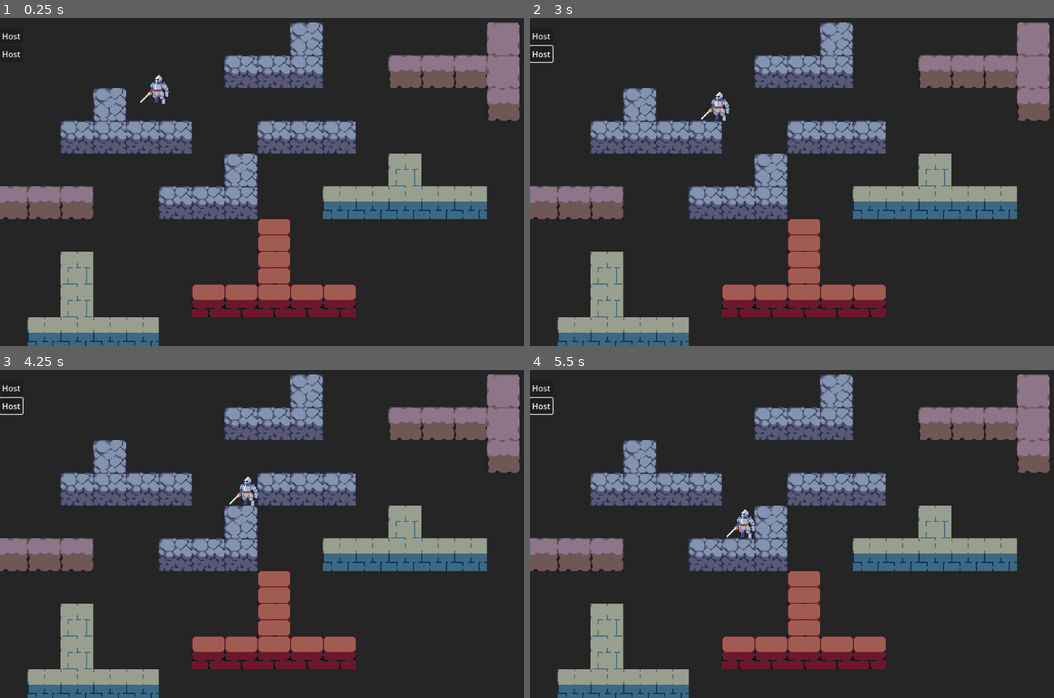
Above: before the commit, frames 1-4 (two rows, left to right).
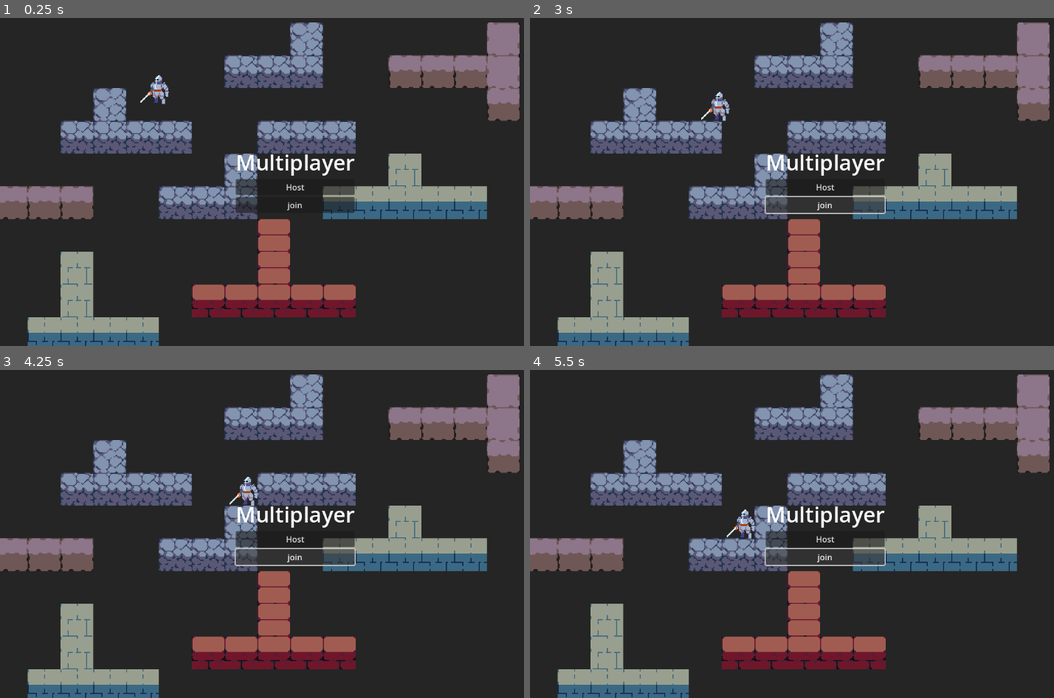
Above: after the commit, the same moments.

Repository: CosmoAdiX/Godot-Mulitplayer
Game: Godot game, scene res://scenes/world.tscn
The game is run twice, just before and just after one commit, with the same random seed, the same clock (stepped at 60 frames per second) and the same inputs.
Inputs (mouse positions are in pixels of both pictures, inside the frame that each line leads up to):
- Up to frame 1 (0.25 s): no input
- Up to frame 2 (3 s): click "Host" at 0.5 s; click "Host" at 1.25 s; click (823, 204) at 2 s, where only the run after the commit has a clickable "join"; hold Right (ui_right) from 2.78 s (still down)
- Up to frame 3 (4.25 s): keep holding Right (ui_right)
- Up to frame 4 (5.5 s): release Right (ui_right) at 4.28 s; hold Left (ui_left) 4.28-5.03 s; hold Right (ui_right) from 5.03 s (still down)

The runs differ from the first frame. In frame 1, 1.5% of the frame differs, in the area x 0-68%, y 4-60%; in frame 2, 1.7%; in frame 3, 1.7%; in frame 4, 1.7%.

Commit message:
adding host and join button

Diff:
--- a/scenes/world.gd
+++ b/scenes/world.gd
@@ -1,4 +1,18 @@
 extends Node2D
 
 
-var peep = ENetMultiplayerPeer.new()
+var peer = ENetMultiplayerPeer.new()
+var port = 9992
+
+func _on_host_pressed() -> void:
+	peer.create_server(port)
+	multiplayer.multiplayer_peer = peer
+	multiplayer.peer_connected.connect(peer_added)
+
+
+func _on_join_pressed() -> void:
+	peer.create_client('localhost', port)
+	multiplayer.multiplayer_peer = peer
+
+func peer_added(pid) -> void:
+	print('player ' + str(pid) + ' has joined!.')
--- a/scenes/world.tscn
+++ b/scenes/world.tscn
@@ -251,22 +251,40 @@
 
 [node name="Control" type="Control" parent="CanvasLayer" unique_id=984069368]
 layout_mode = 3
-anchors_preset = 0
-offset_right = 40.0
-offset_bottom = 40.0
+anchors_preset = 8
+anchor_left = 0.5
+anchor_top = 0.5
+anchor_right = 0.5
+anchor_bottom = 0.5
+grow_horizontal = 2
+grow_vertical = 2
+size_flags_horizontal = 4
+size_flags_vertical = 4
 
 [node name="VBoxContainer" type="VBoxContainer" parent="CanvasLayer/Control" unique_id=524961670]
-layout_mode = 0
-offset_right = 40.0
-offset_bottom = 40.0
+layout_mode = 1
+anchors_preset = 8
+anchor_left = 0.5
+anchor_top = 0.5
+anchor_right = 0.5
+anchor_bottom = 0.5
+offset_left = -116.0
+offset_top = -64.0
+offset_right = 116.0
+offset_bottom = 64.0
+grow_horizontal = 2
+grow_vertical = 2
 
 [node name="Label" type="Label" parent="CanvasLayer/Control/VBoxContainer" unique_id=701193135]
 layout_mode = 2
+theme_override_font_sizes/font_size = 42
+text = "Multiplayer"
 
 [node name="host" type="Button" parent="CanvasLayer/Control/VBoxContainer" unique_id=817785576]
 layout_mode = 2
 text = "Host"
 
-[node name="host2" type="Button" parent="CanvasLayer/Control/VBoxContainer" unique_id=579774548]
+[node name="join" type="Button" parent="CanvasLayer/Control/VBoxContainer" unique_id=579774548]
 layout_mode = 2
-text = "Host"
+text = "join
+"
